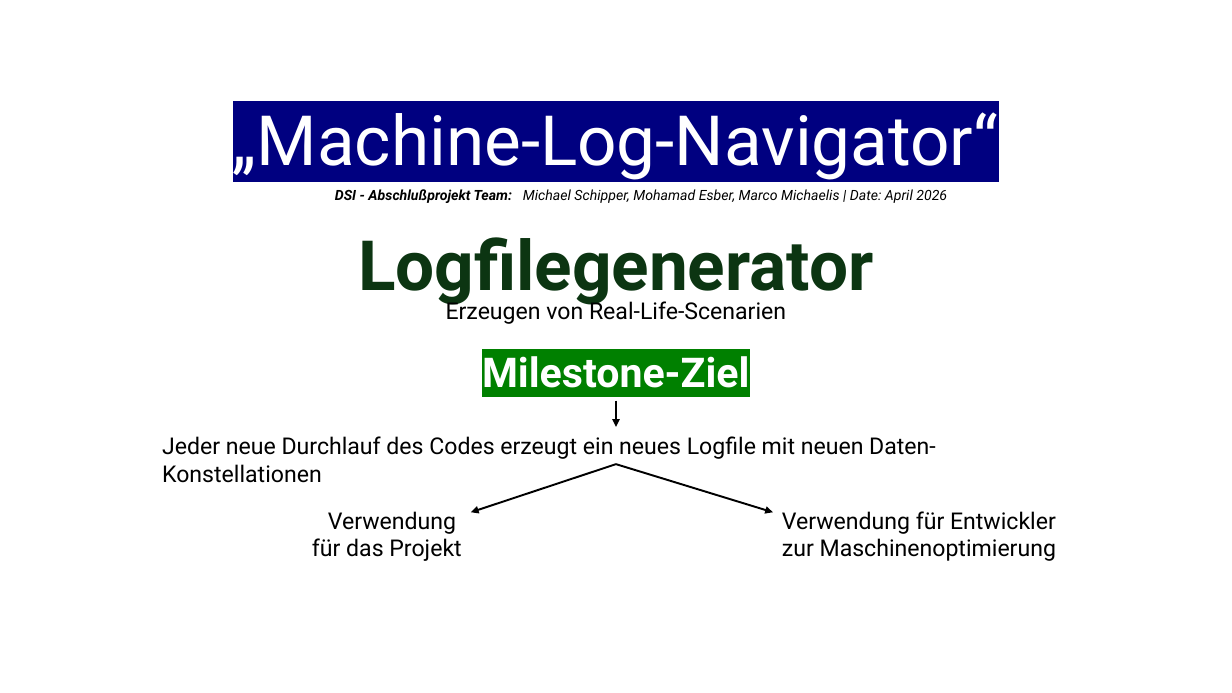
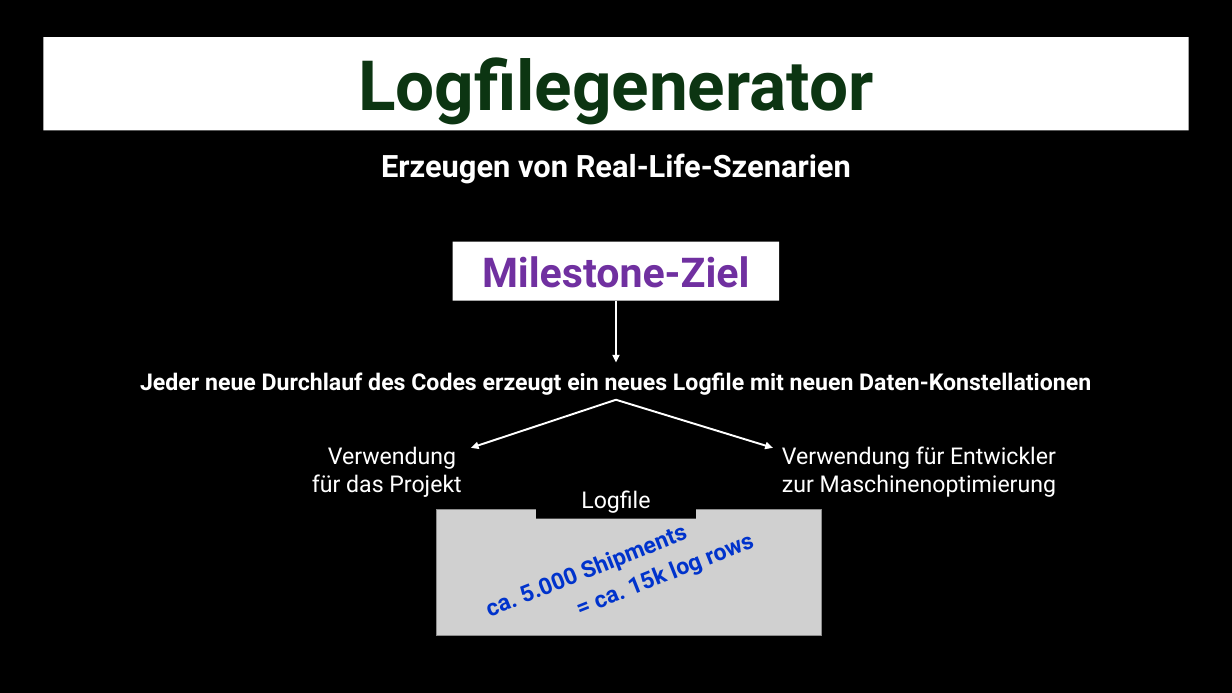
Before and after one commit to MamicGit/Proj_Machine-Log-Navigator, a slide deck: slide 1 of Logfile_CustomerOrder_Generator/Logfile-Generator.pptx. Drawn at 1232x693 pixels with LibreOffice and Linux fonts; fonts in the diff are those of the drawing; grey boxes stand for pictures. Boxes give left, top, right and bottom in pixels: in the first picture for what was removed or moved away, otherwise in the second. Text is boxed around its words. In the diff, an @@ line names an element or a change of style, - is before the commit and + after.

Commit message:
implementation of logfile-generator in 'insight'

```diff
--- a/Logfile_CustomerOrder_Generator/Logfile-Generator.pptx
+++ b/Logfile_CustomerOrder_Generator/Logfile-Generator.pptx
@@ background #FFFFFF to #000000 @@
@@ rectangle "Logfilegenerator": place and size @@
-rectangle "Logfilegenerator" at [358,237,874,306]
+rectangle "Logfilegenerator" at [43,37,1189,130]
@@ rectangle "Logfilegenerator" at [43,37,1189,130]: fill none to #FFFFFF @@
@@ text removed at [233,112,998,180] @@
-„Machine-Log-Navigator“
@@ text at [381,153,851,184]: text changed; size 18 to 24 pt; text colour #000000 to #FFFFFF; bold on @@
-Erzeugen von Real-Life-Scenarien
+Erzeugen von Real-Life-Szenarien
@@ text removed at [335,189,947,203] @@
-DSI - Abschlußprojekt Team: Michael Schipper, Mohamad Esber, Marco Michaelis | Date: April 2026
@@ rectangle "Milestone-Ziel": place and size @@
-rectangle "Milestone-Ziel" at [482,356,749,388]
+rectangle "Milestone-Ziel" at [453,241,780,300]
@@ rectangle "Milestone-Ziel" at [453,241,780,300]: text colour #FFFFFF to #7030A0, highlight #008000 to none; fill none to #FFFFFF @@
@@ arrow moved from (616, 401) - (616, 427) to (616, 300) - (616, 362) @@
@@ arrow (616, 300) - (616, 362): stroke #000000 1.5 pt to #FFFFFF 1.5 pt @@
@@ text "Jeder neue Durchlauf des Codes ...": place and size @@
-text "Jeder neue Durchlauf des Codes ..." at [162,436,936,459]
+text "Jeder neue Durchlauf des Codes ..." at [140,372,1091,395]
@@ text "Jeder neue Durchlauf des Codes ..." at [140,372,1091,395]: text colour #000000 to #FFFFFF, bold on; alignment left to centre @@
@@ arrow (616, 400) - (471, 448): stroke #000000 1.5 pt to #FFFFFF 1.5 pt @@
@@ 2 texts, 2 arrows: place and size @@
-2 texts, 2 arrows at [312,464,1056,561]
+2 texts, 2 arrows at [312,400,1056,497]
@@ arrow (616, 400) - (773, 448): stroke #000000 1.5 pt to #FFFFFF 1.5 pt @@
@@ text "Verwendung" at [312,446,461,497]: text colour #000000 to #FFFFFF @@
@@ text "Verwendung für Entwickler zur Maschinenoptimierung" at [782,446,1056,497]: text colour #000000 to #FFFFFF @@
@@ picture added at [436,509,822,636] @@
@@ rectangle added at [536,482,696,518], fill #000000, 18 pt, text #FFFFFF @@
+Logfile
@@ text added at [490,597,513,616], 18 pt, text #0033CC, bold @@
+ca. 5.000 Shipments
@@ text added at [598,589,627,608], 18 pt, text #0033CC, bold @@
+= ca. 15k log rows
```
Also in this commit, not shown: 1 other slide changed, 2 slides removed, 7 other files.
